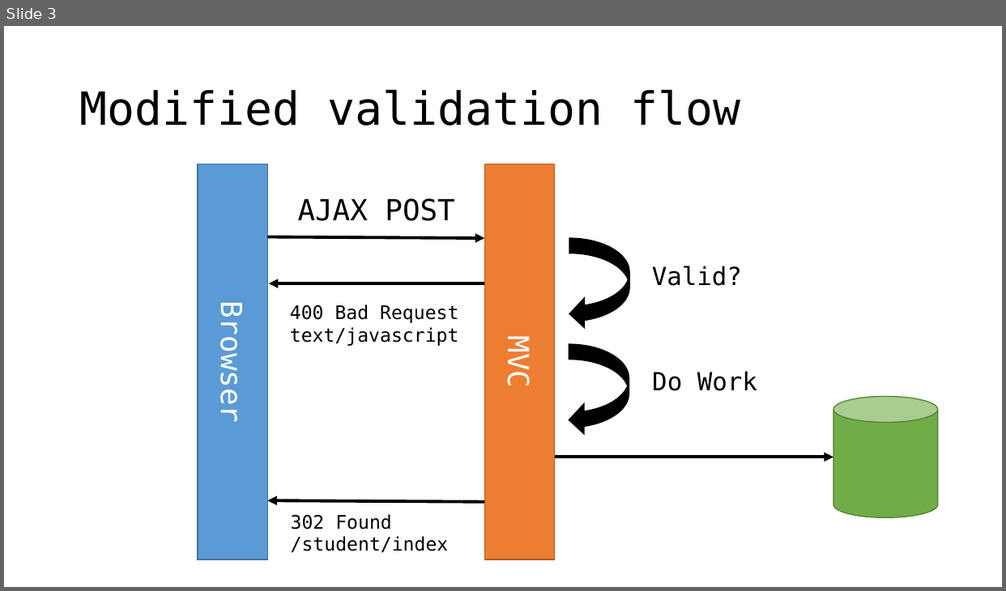
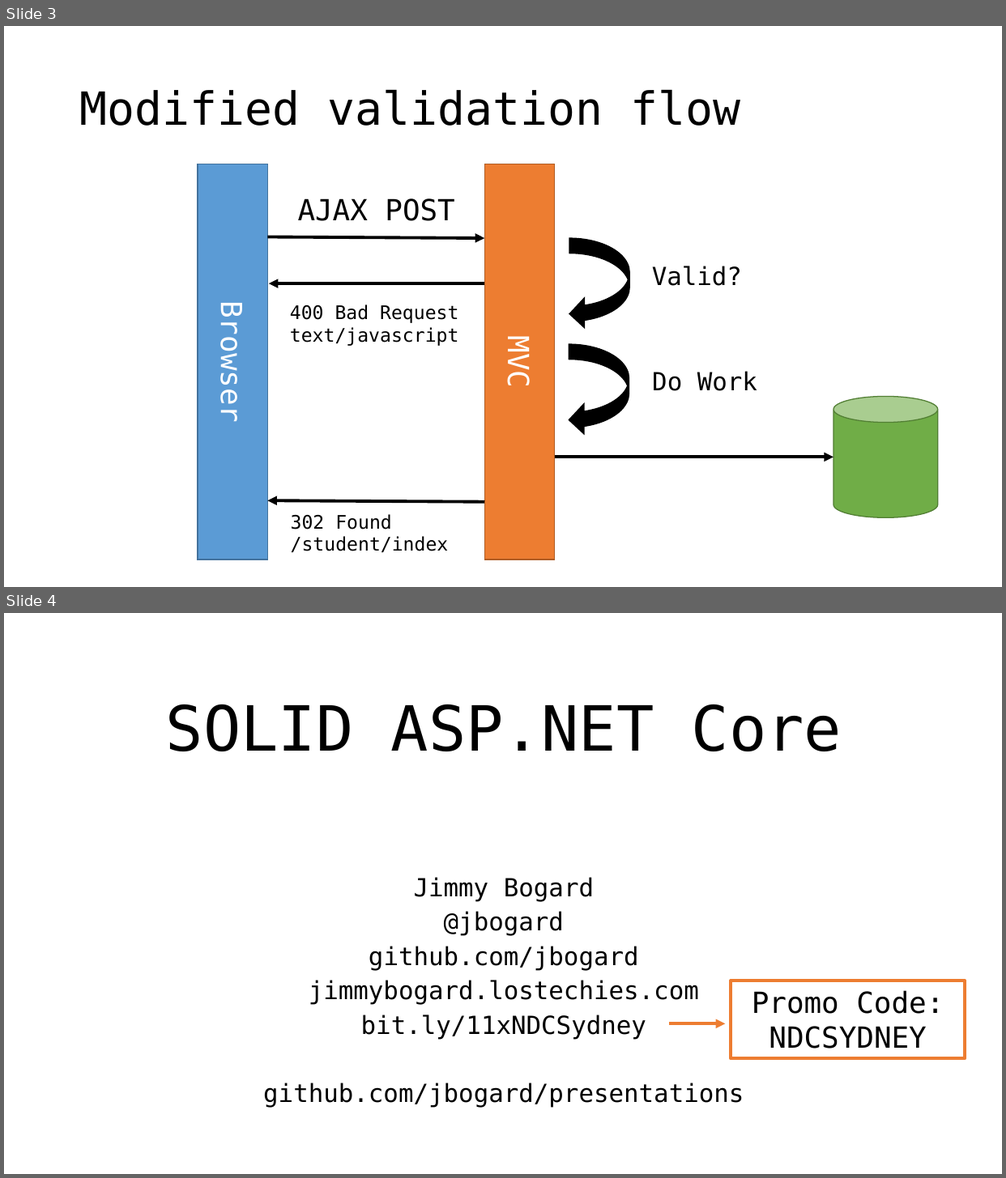
Before and after one commit to jbogard/presentations, a slide deck: SolidASPNETCore/SolidASPNETCore.pptx. Shown one above the other, each under a label of ours: slide 3 before the commit, slides 3 and 4 after it. The pictures are 1006x591 and 1006x1178 pixels, drawn with LibreOffice and Linux fonts; fonts in the diff are those of the drawing. Boxes give left, top, right and bottom in pixels: in the first picture for what was removed or moved away, otherwise in the second. Text is boxed around its words. In the diff, an @@ line names an element or a change of style, - is before the commit and + after.

Commit message:
Presentation

```diff
--- a/SolidASPNETCore/SolidASPNETCore.pptx
+++ b/SolidASPNETCore/SolidASPNETCore.pptx
@@ slide 4 added at [4, 613, 1002, 1174], background #FFFFFF @@
@@ title added at [166, 705, 842, 752], 60 pt, text #000000 @@
+SOLID ASP.NET Core
@@ subtitle added at [263, 877, 744, 1108], 24 pt, text #000000 @@
+Jimmy Bogard
+@jbogard
+github.com/jbogard
+jimmybogard.lostechies.com
+bit.ly/11xNDCSydney
+github.com/jbogard/presentations
@@ rectangle added at [731, 981, 965, 1059], outline #ED7D31 3 pt, 28 pt, text #000000 @@
+Promo Code:
+NDCSYDNEY
@@ arrow added from (670, 1024) to (726, 1024), #ED7D31 3 pt @@
```
